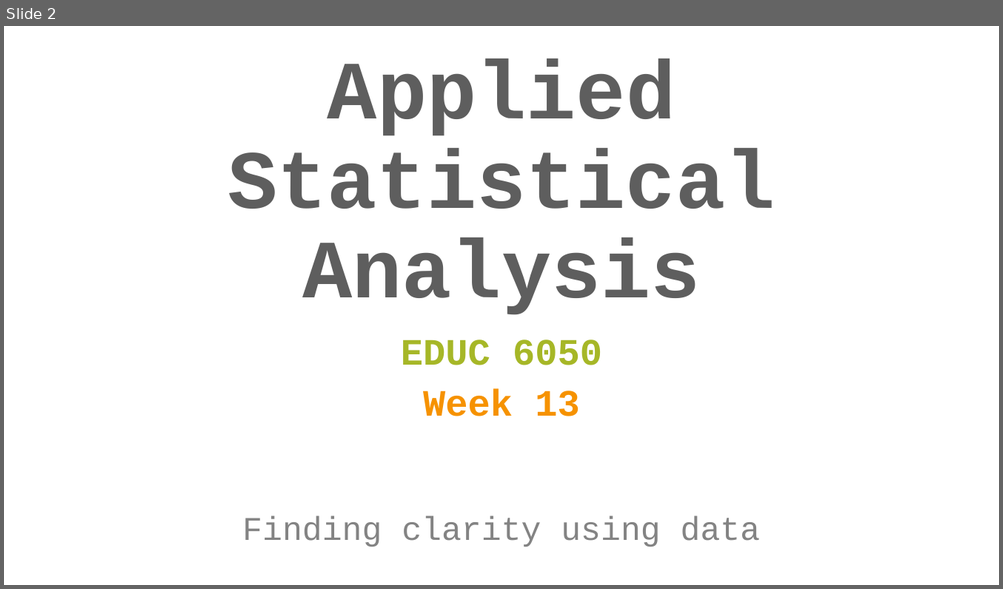
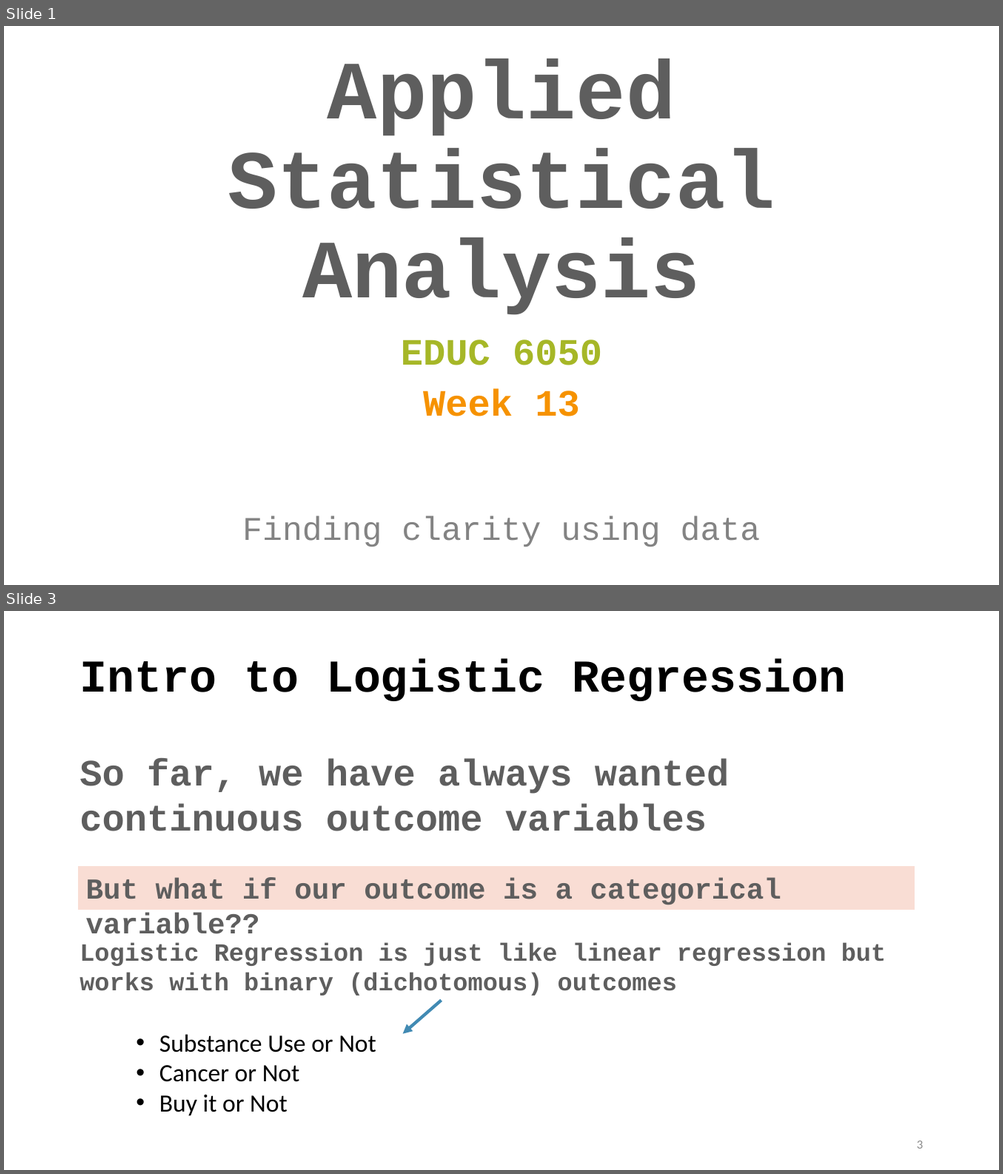
Before and after one commit to TysonStanley/EDU-6050, a slide deck: Slides/13_EDUC_6050_2018.pptx. Shown one above the other, each under a label of ours: slide 2 before the commit, slides 1 and 3 after it; the slides between them are not shown. The pictures are 1003x589 and 1003x1174 pixels, drawn with LibreOffice and Linux fonts; fonts in the diff are those of the drawing. Boxes give left, top, right and bottom in pixels: in the first picture for what was removed or moved away, otherwise in the second. Text is boxed around its words. In the diff, an @@ line names an element or a change of style, - is before the commit and + after.

Commit message:
updated slides

```diff
--- a/Slides/13_EDUC_6050_2018.pptx
+++ b/Slides/13_EDUC_6050_2018.pptx
@@ slide 3 added at [4,611,999,1170], background #FFFFFF @@
@@ title added at [79,659,846,701], 44 pt, text #000000, bold @@
+Intro to Logistic Regression
@@ text added at [79,759,728,832], 36 pt, text #5E5E5E, bold @@
+So far, we have always wanted continuous outcome variables
@@ rectangle added at [79,867,914,909], fill #F9DDD4, outline #F9DDD4 0.75 pt, 28 pt, text #5E5E5E, bold @@
+But what if our outcome is a categorical variable??
@@ text added at [79,943,886,996], 24 pt, text #5E5E5E, bold @@
+Logistic Regression is just like linear regression but works with binary (dichotomous) outcomes
@@ arrow added from (441, 1000) to (402, 1034), #418AB3 3 pt @@
@@ text added at [159,1034,376,1116], 24 pt, text #000000 @@
+• Substance Use or Not
+• Cancer or Not
+• Buy it or Not
@@ page number added at [916,1141,922,1149], 12 pt, text #8C8C8C @@
+3
@@ what was slide 2 is now slide 1 @@
```
Also in this commit, not shown: 48 other slides added, 6 slides removed, 3 other files.
